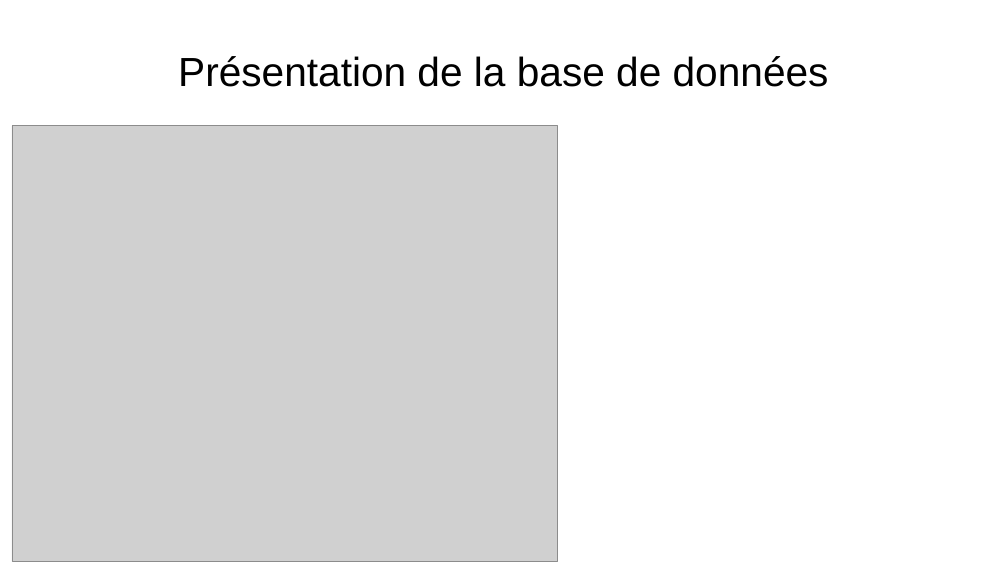
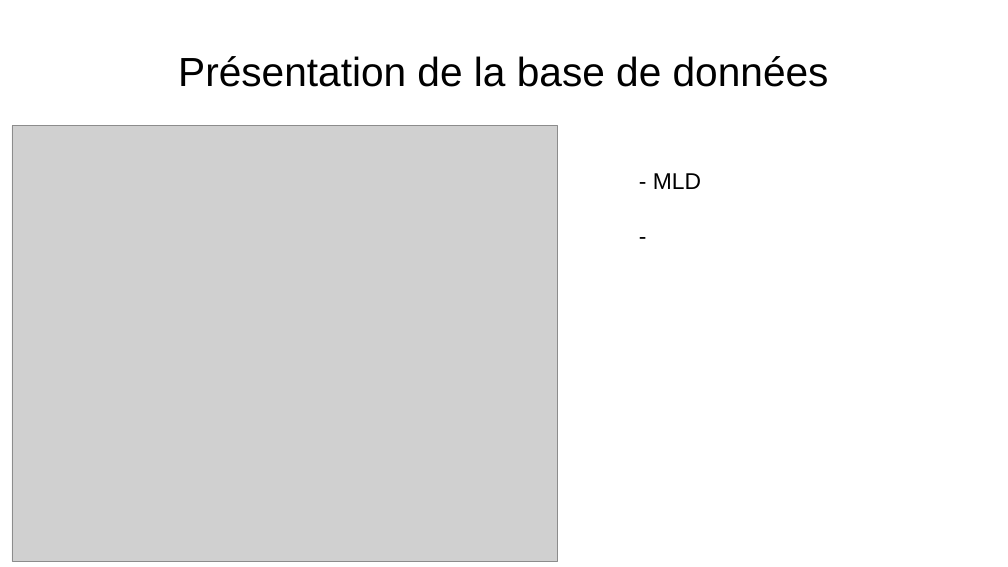
Before and after one commit to Gabin221/Tracking-BLE-documents, a slide deck: slide 19 of Revues/Revues1/presentation_yahya_andrea_gabin.odp. Drawn at 1008x567 pixels with LibreOffice and Linux fonts; fonts in the diff are those of the drawing; grey boxes stand for pictures. Boxes give left, top, right and bottom in pixels: in the first picture for what was removed or moved away, otherwise in the second. Text is boxed around its words. In the diff, an @@ line names an element or a change of style, - is before the commit and + after.

```diff
--- a/Revues/Revues1/presentation_yahya_andrea_gabin.odp
+++ b/Revues/Revues1/presentation_yahya_andrea_gabin.odp
@@ text added at (653,173,701,189), 18 pt, text #000000 @@
+- MLD
+-
```
Also in this commit, not shown: 3 other slides changed, 6 other files.
